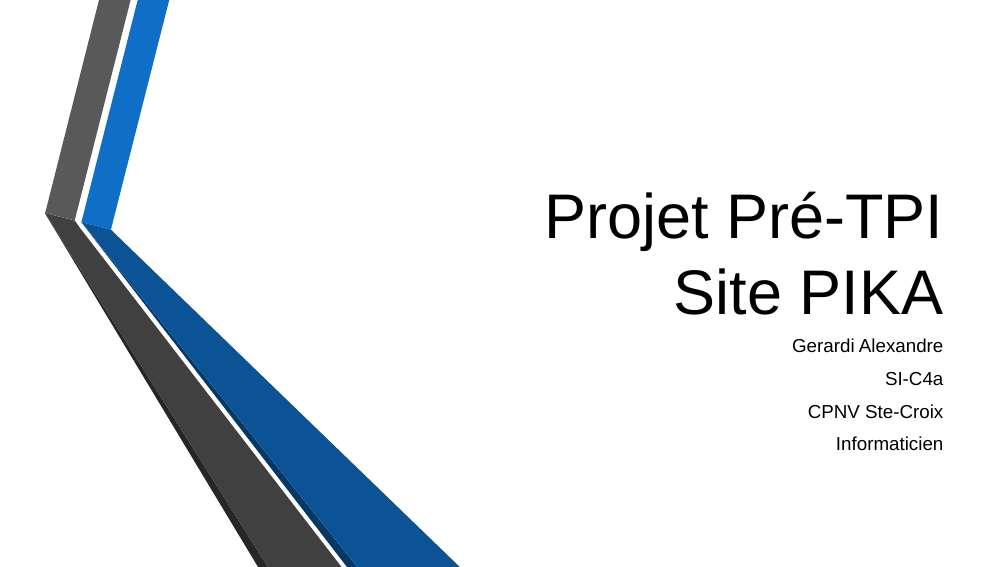
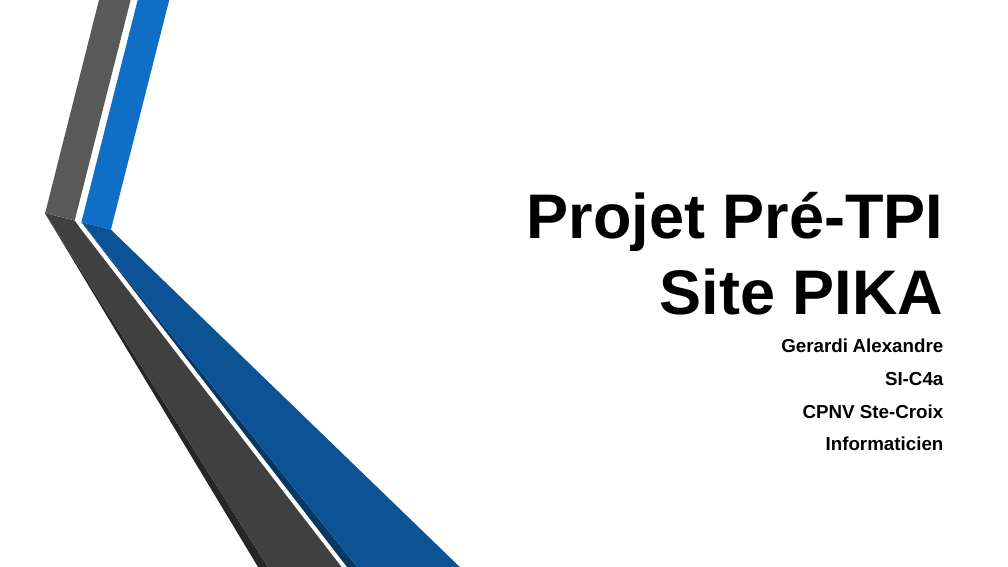
Before and after one commit to Daxank/Pre-TPI_PIKA, a slide deck: slide 1 of Presentation_Projet_PreTPI_Site_PIKA.pptx. Drawn at 1008x567 pixels with LibreOffice and Linux fonts; fonts in the diff are those of the drawing; background and template pictures are left out. Boxes give left, top, right and bottom in pixels: in the first picture for what was removed or moved away, otherwise in the second. Text is boxed around its words. In the diff, an @@ line names an element or a change of style, - is before the commit and + after.

Commit message:
màj présentation

```diff
--- a/Presentation_Projet_PreTPI_Site_PIKA.pptx
+++ b/Presentation_Projet_PreTPI_Site_PIKA.pptx
@@ title "Projet Pré-TPI Site PIKA" at (527, 191, 943, 315): bold on @@
@@ subtitle "Gerardi Alexandre" at (781, 338, 944, 451): bold on @@
```
Also in this commit, not shown: 6 slides added, 1 slide removed.
